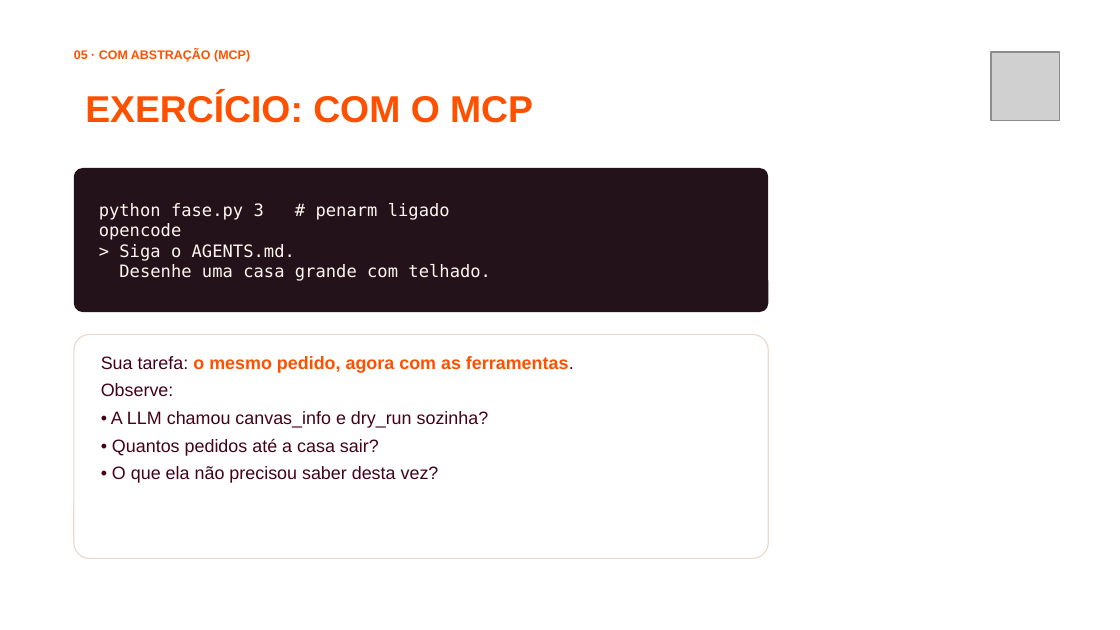
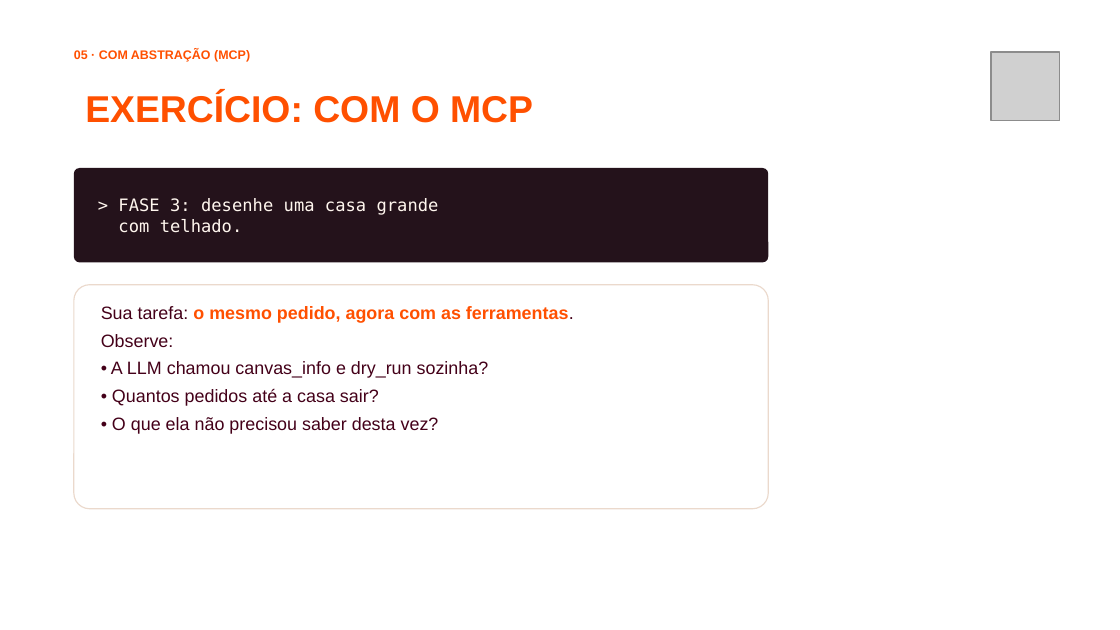
Before and after one commit to jhlr/plotter, a slide deck: slide 27 of workshop/dinamica-ia-hardware.pptx. Drawn at 1120x630 pixels with LibreOffice and Linux fonts; fonts in the diff are those of the drawing; grey boxes stand for pictures; background and template pictures are left out. Boxes give left, top, right and bottom in pixels: in the first picture for what was removed or moved away, otherwise in the second. Text is boxed around its words. In the diff, an @@ line names an element or a change of style, - is before the commit and + after.

Commit message:
One opencode session for all phases: AGENTS.md holds the three stages, setup.py writes the venv python into opencode.json; drop fase.py

```diff
--- a/workshop/dinamica-ia-hardware.pptx
+++ b/workshop/dinamica-ia-hardware.pptx
@@ rounded rectangle "> FASE 3: desenhe uma ...": place and size @@
-rounded rectangle "> FASE 3: desenhe uma ..." at bbox=[74, 168, 768, 312]
+rounded rectangle "> FASE 3: desenhe uma ..." at bbox=[74, 168, 768, 262]
@@ text in rounded rectangle at bbox=[118, 198, 439, 233]: text changed @@
-python fase.py 3 # penarm ligado
-opencode
-> Siga o AGENTS.md.
-Desenhe uma casa grande com telhado.
+> FASE 3: desenhe uma casa grande
+com telhado.
@@ rounded rectangle: place and size @@
-rounded rectangle at bbox=[74, 335, 768, 559]
+rounded rectangle at bbox=[74, 284, 768, 508]
@@ text "Sua tarefa: o mesmo pedido, ...": place and size @@
-text "Sua tarefa: o mesmo pedido, ..." at bbox=[101, 356, 574, 483]
+text "Sua tarefa: o mesmo pedido, ..." at bbox=[101, 306, 574, 434]
```
Also in this commit, not shown: 3 other slides changed, 10 other files.
